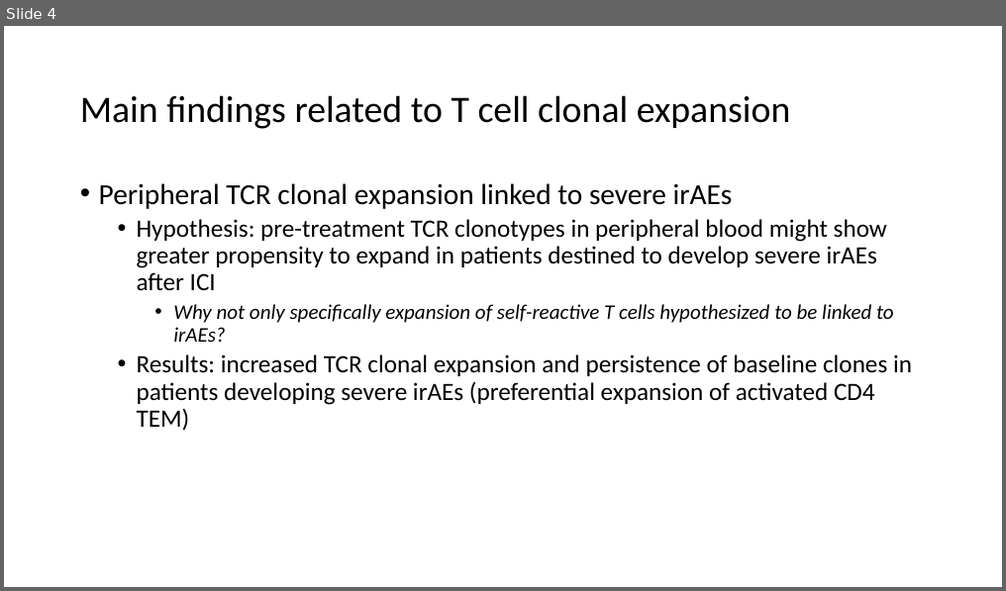
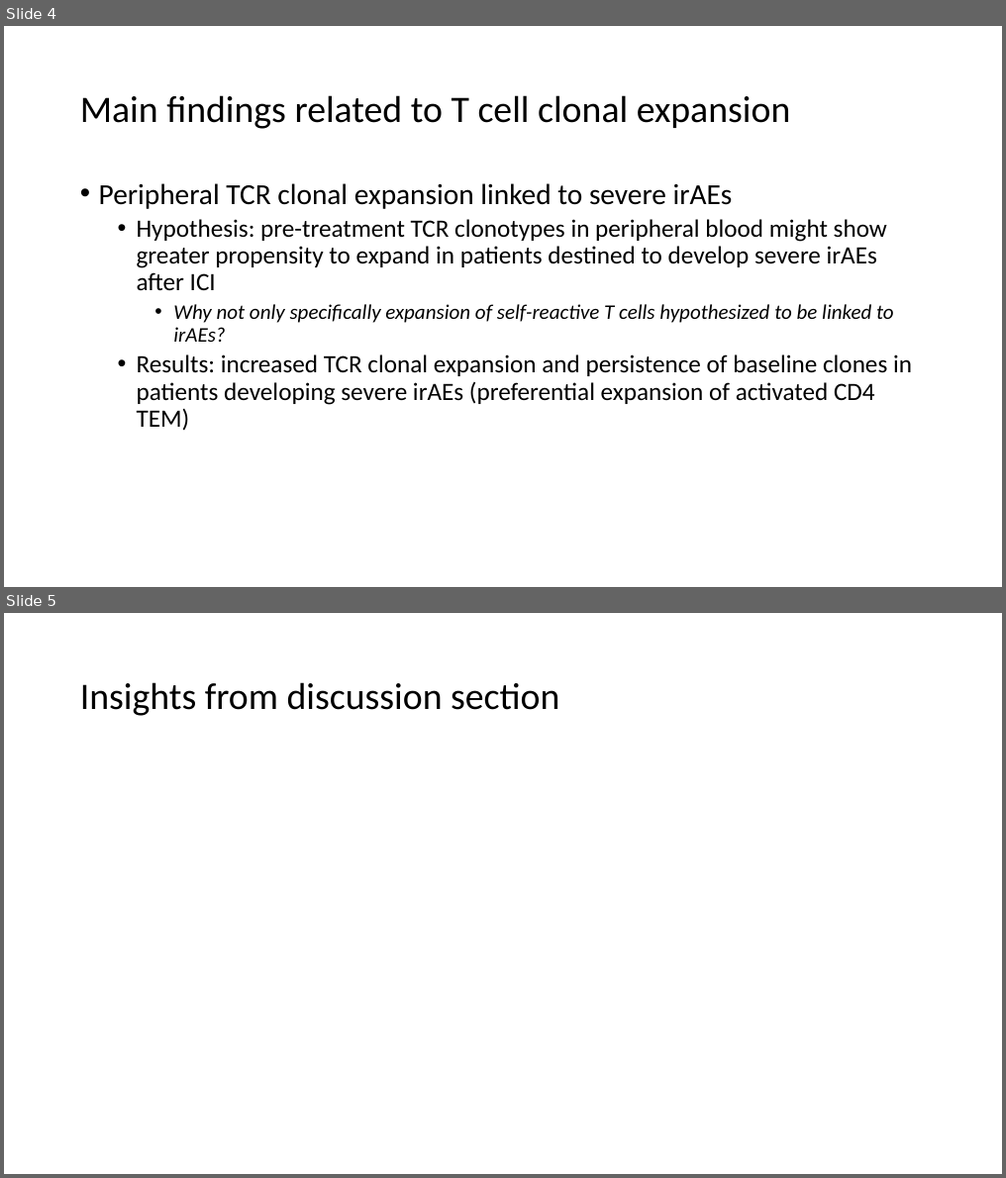
Before and after one commit to tybottorff/bottorffdocs, a slide deck: linsley_postdoc/presentations/weekly_meetings/10_5_23.pptx. Shown one above the other, each under a label of ours: slide 4 before the commit, slides 4 and 5 after it. The pictures are 1006x591 and 1006x1178 pixels, drawn with LibreOffice and Linux fonts; fonts in the diff are those of the drawing. Boxes give left, top, right and bottom in pixels: in the first picture for what was removed or moved away, otherwise in the second. Text is boxed around its words. In the diff, an @@ line names an element or a change of style, - is before the commit and + after.

```diff
--- a/linsley_postdoc/presentations/weekly_meetings/10_5_23.pptx
+++ b/linsley_postdoc/presentations/weekly_meetings/10_5_23.pptx
@@ slide 5 added at (x1=4, y1=613, x2=1002, y2=1174), background #FFFFFF @@
@@ title added at (x1=80, y1=682, x2=559, y2=716), 36 pt, text #000000 @@
+Insights from discussion section
```
Also in this commit, not shown: 1 slide removed.
